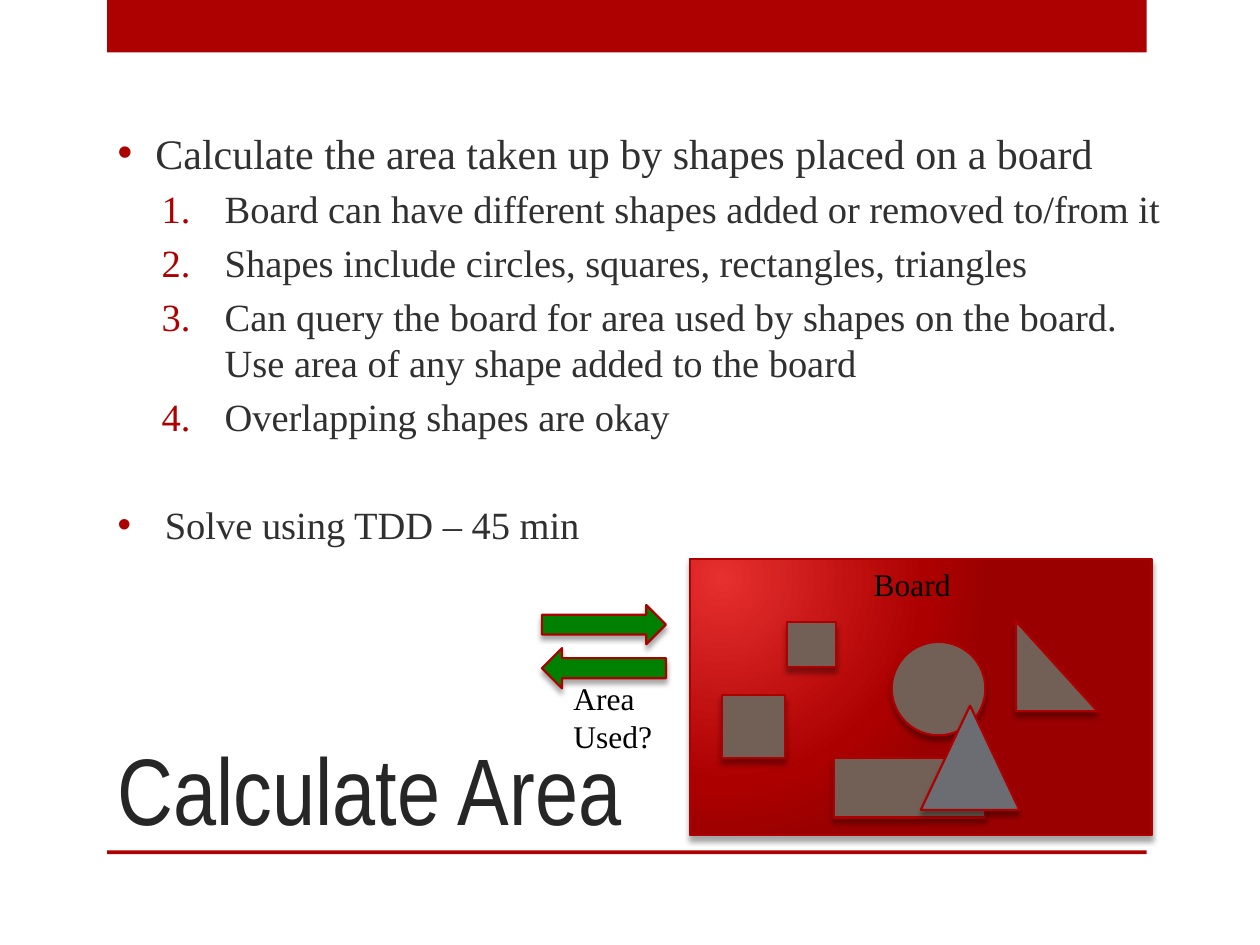
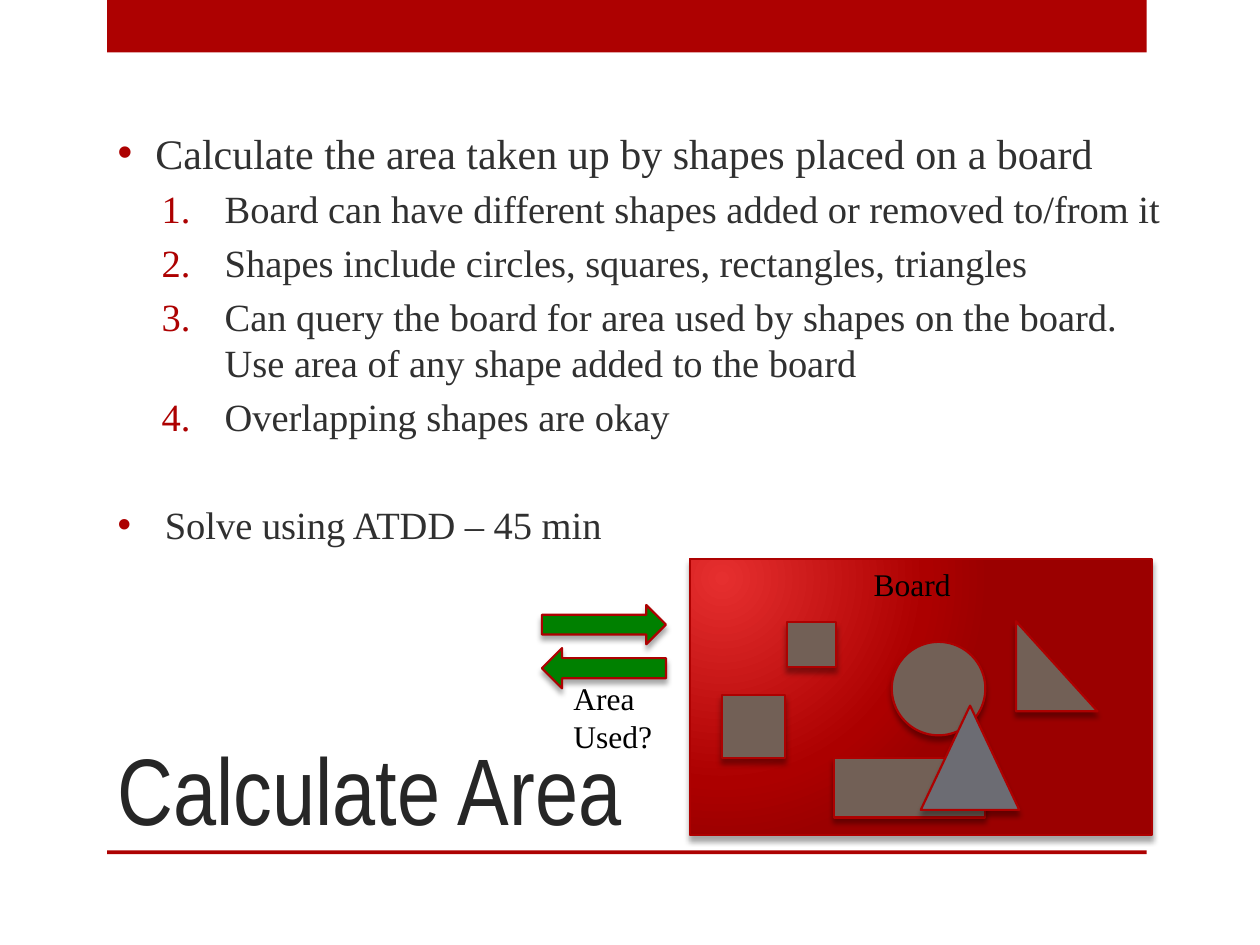
Before and after one commit to jsiggy/bdd-exercise, a slide deck: slide 1 of bdd-exercise.pptx (slide 2 before the commit). Drawn at 1260x945 pixels with LibreOffice and Linux fonts; fonts in the diff are those of the drawing; background and template pictures are left out. Boxes give left, top, right and bottom in pixels: in the first picture for what was removed or moved away, otherwise in the second. Text is boxed around its words. In the diff, an @@ line names an element or a change of style, - is before the commit and + after.

```diff
--- a/bdd-exercise.pptx
+++ b/bdd-exercise.pptx
@@ text at (x1=165, y1=512, x2=602, y2=547): text changed @@
-  • Solve using TDD – 45 min
+  • Solve using ATDD – 45 min
```
Also in this commit, not shown: 1 slide removed.
